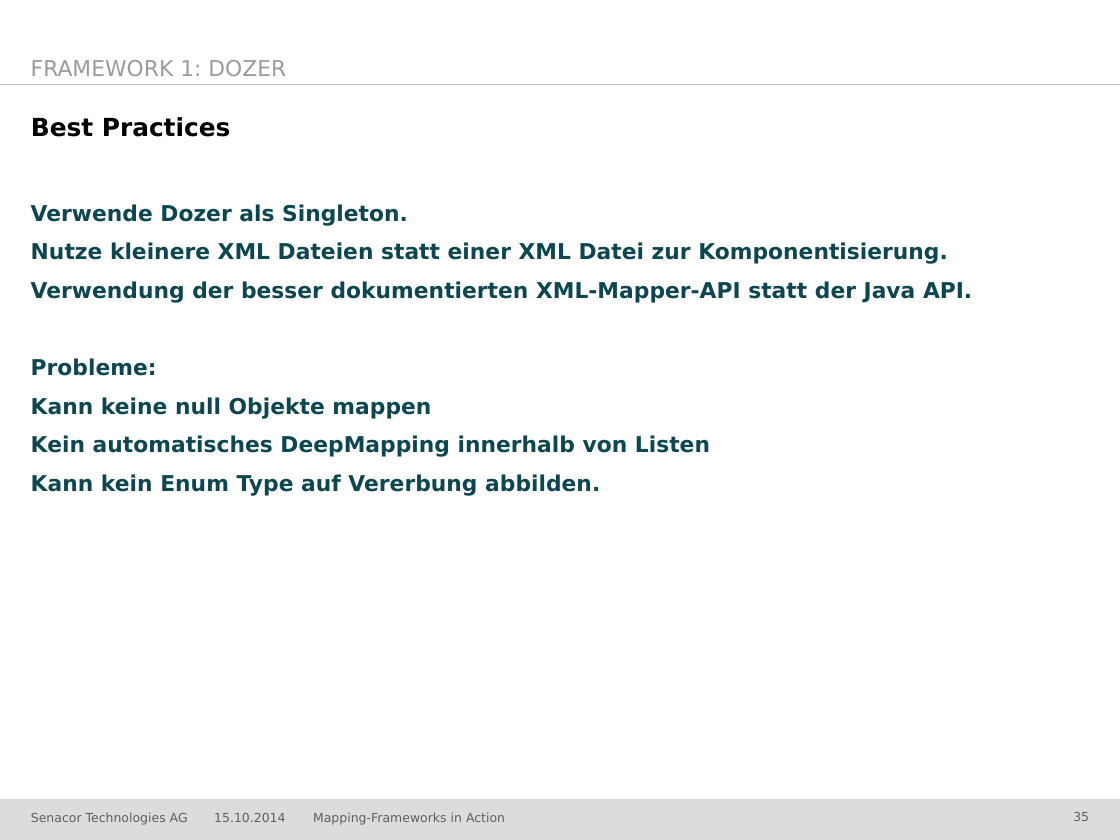
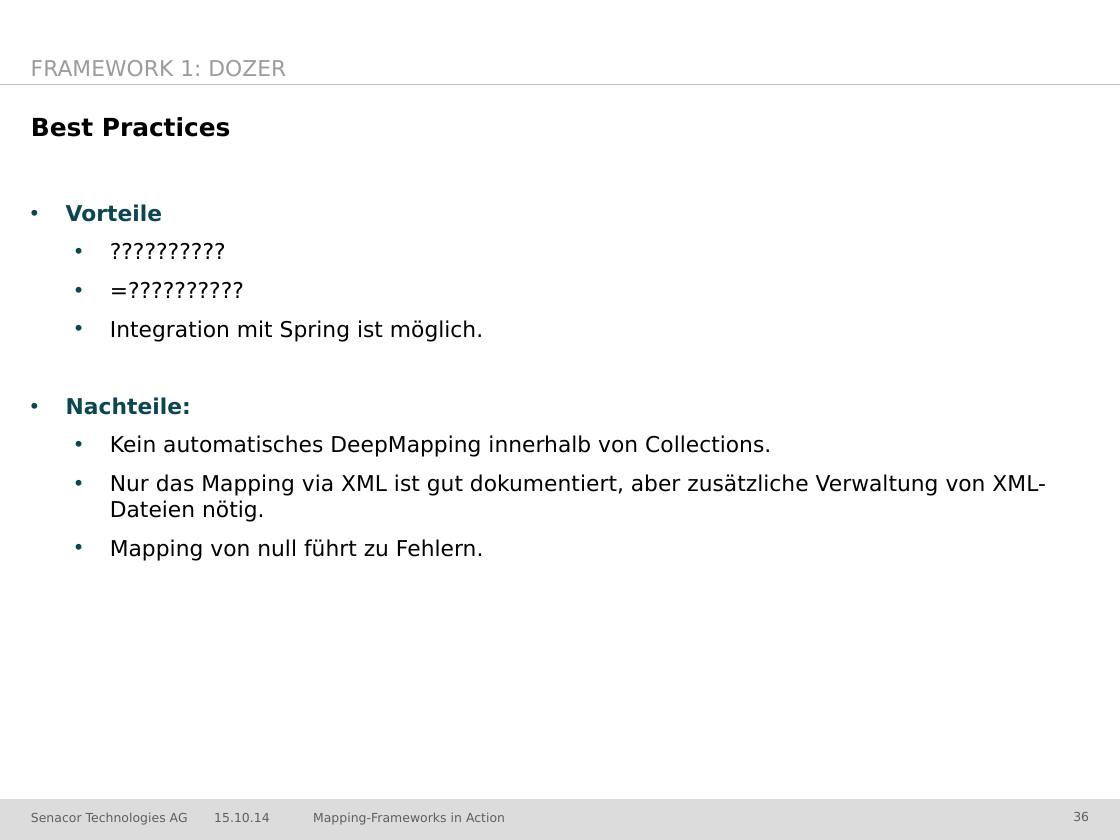
Before and after one commit to jschwalb/Mappings, a slide deck: slide 36 of presentation.pptx (slide 35 before the commit). Drawn at 1120x840 pixels with LibreOffice and Linux fonts; fonts in the diff are those of the drawing; background and template pictures are left out. Boxes give left, top, right and bottom in pixels: in the first picture for what was removed or moved away, otherwise in the second. Text is boxed around its words. In the diff, an @@ line names an element or a change of style, - is before the commit and + after.

Commit message:
Änderungen Mittwoch Abend hauptsächlich Dozer, Orika

```diff
--- a/presentation.pptx
+++ b/presentation.pptx
@@ text at (66,204,1045,561): text changed; text colour #0C4650 to #000000; bold off @@
-Verwende Dozer als Singleton.
-Nutze kleinere XML Dateien statt einer XML Datei zur Komponentisierung.
-Verwendung der besser dokumentierten XML-Mapper-API statt der Java API.
-Probleme:
-Kann keine null Objekte mappen
-Kein automatisches DeepMapping innerhalb von Listen
-Kann kein Enum Type auf Vererbung abbilden.
+• Vorteile
+    • ??????????
+    • =??????????
+    • Integration mit Spring ist möglich.
+• Nachteile:
+    • Kein automatisches DeepMapping innerhalb von Collections.
+    • Nur das Mapping via XML ist gut dokumentiert, aber zusätzliche Verwaltung von XML-Dateien nötig.
+    • Mapping von null führt zu Fehlern.
@@ text at (214,813,269,822): text changed @@
-15.10.2014
+15.10.14
@@ page number at (1073,812,1089,821): text changed @@
-35
+36
```
Also in this commit, not shown: 50 other slides changed, 1 slide added.
